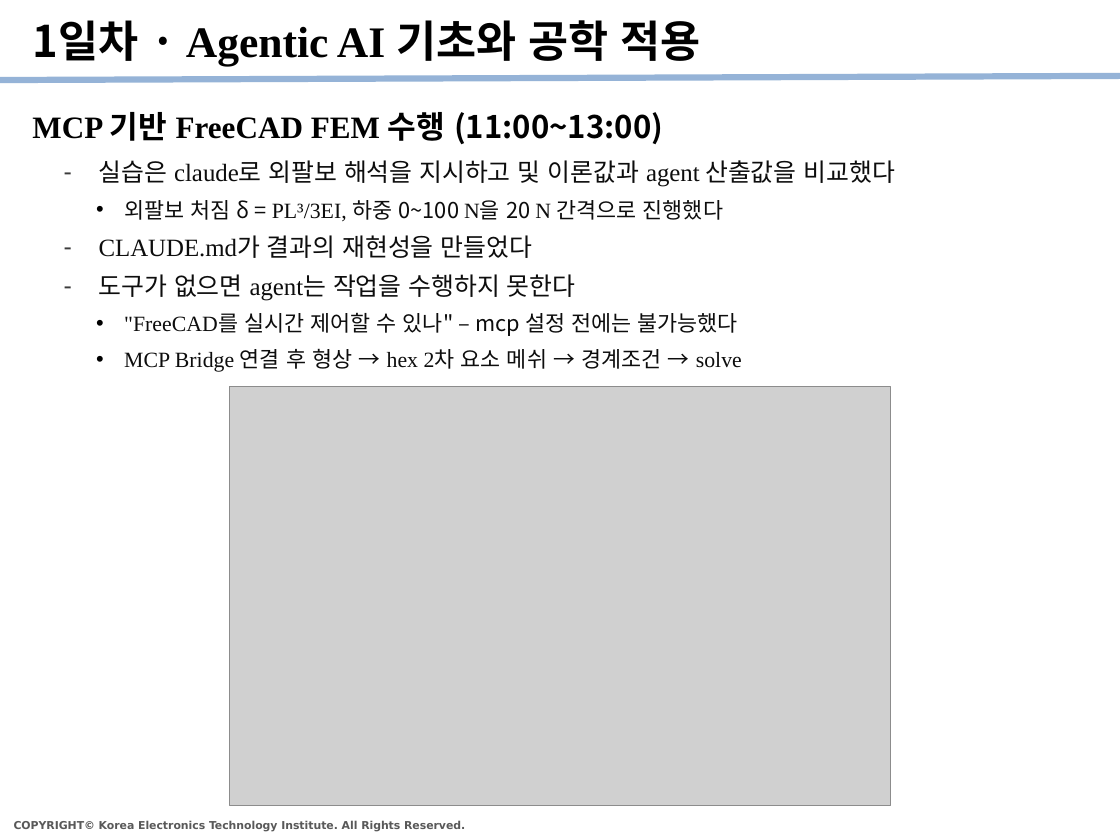
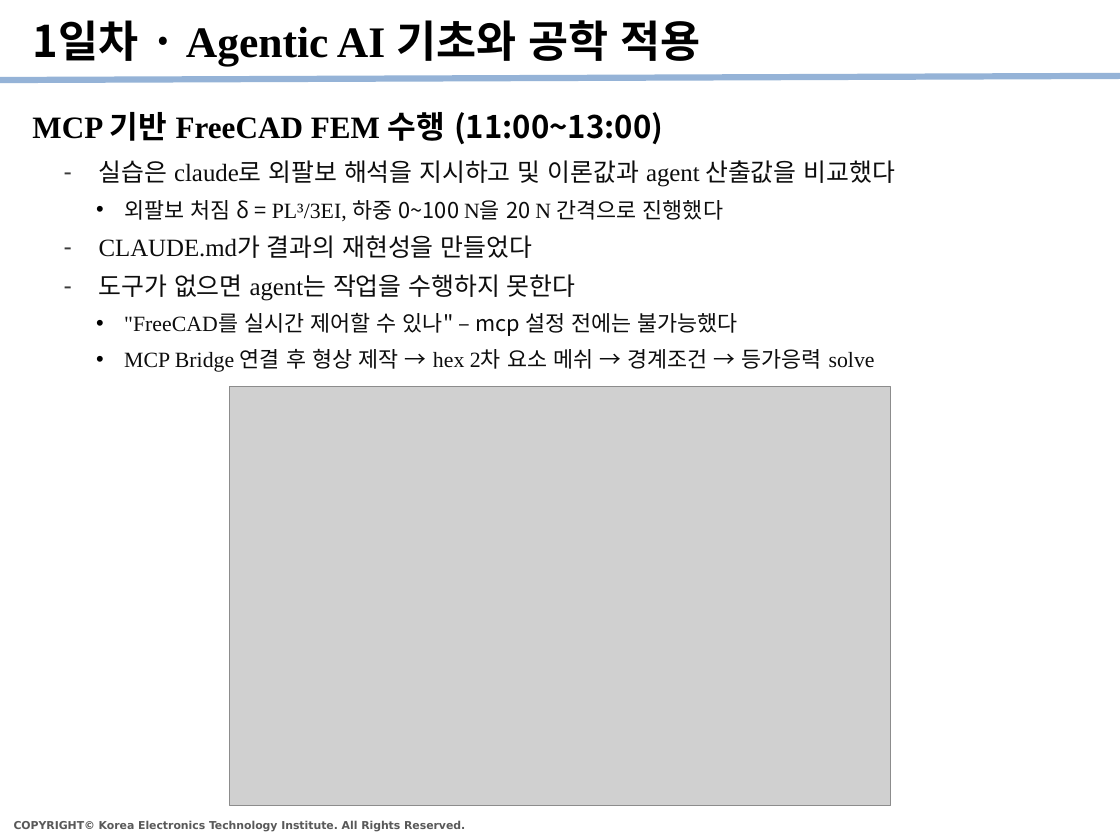
Before and after one commit to kybeen0521/PHM_Edu, a slide deck: slide 4 of Templates/PHM강좌_수강정리_v1.pptx. Drawn at 1120x840 pixels with LibreOffice and Linux fonts; fonts in the diff are those of the drawing; grey boxes stand for pictures. Boxes give left, top, right and bottom in pixels: in the first picture for what was removed or moved away, otherwise in the second. Text is boxed around its words. In the diff, an @@ line names an element or a change of style, - is before the commit and + after.

```diff
--- a/Templates/PHM강좌_수강정리_v1.pptx
+++ b/Templates/PHM강좌_수강정리_v1.pptx
@@ text at box(124, 348, 875, 372): text changed; font Times New Roman to Noto Sans CJK KR @@
-    • MCP Bridge 연결 후 형상 → hex 2차 요소 메쉬 → 경계조건 → solve
+    • MCP Bridge 연결 후 형상 제작 → hex 2차 요소 메쉬 → 경계조건 → 등가응력 solve
```
Also in this commit, not shown: 7 other slides changed.
